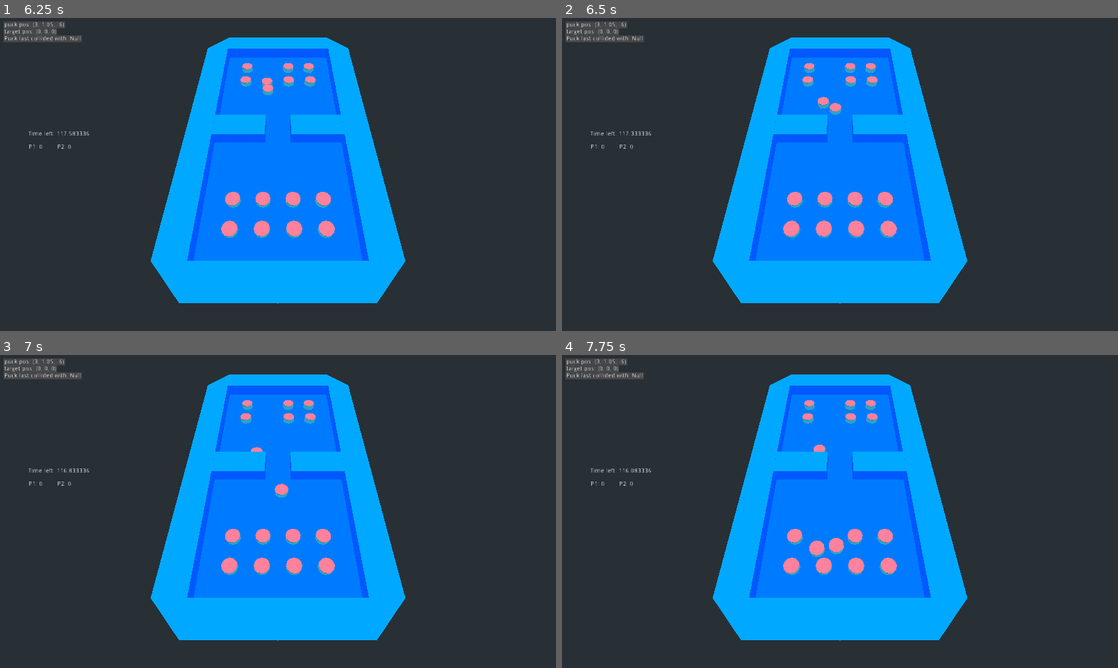
Above: before the commit, frames 1-4 (two rows, left to right).
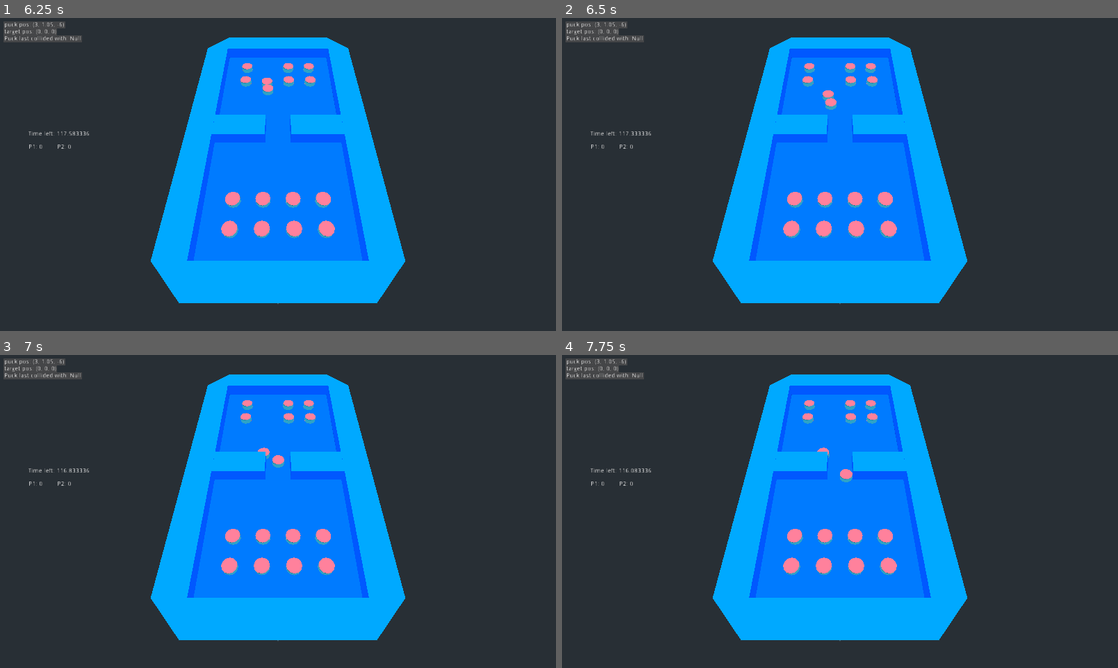
Above: after the commit, the same moments.

Repository: gamkedo-la/puck2000
Game: Godot game, scene res://scenes/MenuMain/MainMenu.tscn
Same seed, same stepped clock (60 frames per second), same inputs: the game is played once before the commit and once after it.
Inputs (mouse positions are in pixels of both pictures, inside the frame that each line leads up to):
- Up to frame 1 (6.25 s): click "Start Game" at 0.5 s; tap Enter (ui_accept) at 1.25, 1.52, 2, 2.27, 2.75, 3.5, 3.77, 4.25, 4.52, 5, 5.27 s; move the mouse to (400, 158) at 1.27 s; tap Space (puck) at 1.35, 2.1, 3.05, 3.6, 4.35, 5.3, 5.85 s; click (400, 158) at 1.42 s; move the mouse to (166, 190) at 2.02 s; click (166, 190) at 2.17 s; move the mouse to (333, 105) at 2.77 s; press the mouse at (333, 105) at 2.78 s; move the mouse to (250, 237) at 3.52 s; release the mouse at (250, 237) at 3.53 s; click (250, 237) at 3.67 s; move the mouse to (444, 221) at 4.27 s; click (444, 221) at 4.42 s; move the mouse to (111, 127) at 5.02 s; click (111, 127) at 5.1 s; move the mouse to (305, 174) at 5.77 s; click (305, 174) at 5.92 s
- Up to frame 2 (6.5 s): no input
- Up to frame 3 (7 s): move the mouse to (194, 433) at 6.52 s; tap Space (puck) at 6.6 s; click (194, 433) at 6.67 s; tap Enter (ui_accept) at 6.77 s
- Up to frame 4 (7.75 s): move the mouse to (962, 495) at 7.27 s; press the mouse at (962, 495) at 7.28 s; tap Enter (ui_accept) at 7.52 s; tap Space (puck) at 7.55 s

Frame 1 is identical in both runs. In frame 2, 0.2% of the frame differs, in the area x 46-51%, y 23-31%; in frame 3, 0.2%; in frame 4, 0.5%, in the area x 44-53%, y 28-65%.

Commit message:
fix AI decision making

Diff:
--- a/scenes/GamePlay/opponent_ai.gd
+++ b/scenes/GamePlay/opponent_ai.gd
@@ -45,8 +45,6 @@
 	# if there are no pucks with clearance to Adv locations
 	# then select the first puck closest to an Att location
 
-
-
 	var random_num1 = randi() % selectable_pucks.size()
 	# select puck currently on opponent side
 	var current_puck = selectable_pucks[random_num1]
@@ -58,9 +56,12 @@
 
 	current_puck.opponent_aiming_at = aim_target
 
+	# give the puck time to rotate
 	yield(get_tree().create_timer(0.5), "timeout")
 
-	if not check_clearance(current_puck, aim_target):
+	var isClear = check_clearance(current_puck, aim_target)
+
+	if !isClear:
 		print("I couldn't line up a clear shot")
 	else:
 		print("Taking the shot!")
@@ -103,14 +104,6 @@
 
 	# get current physics state
 	var space_state = puck.get_world().direct_space_state
-
-	var rayOrigin = Vector3.ZERO
-	var rayEnd = Vector3.ZERO
-	# set the ray origin
-	rayOrigin = puck.transform.origin + Vector3(0, 0.2, 0) # lifts up the raycast a little, otherwise it shoots under all the puck rigidbody colliders
-	# set the ray end point
-	rayEnd = Vector3(target.x, rayOrigin.y, target.z)
-
 
 	var collision_mask = (1 << 1) | (1 << 2) | (1 << 3)
 
@@ -127,12 +120,13 @@
 	for result in results:
 		if not result.empty():
 #			print("I hit something")
-			return true
+			print(result.collider, " is blocking the way")
+			return false
 		else:
 #			print("Nothing in the way")
 			pass
 
-	return false
+	return true
 
 
 func table_setup() -> void:
